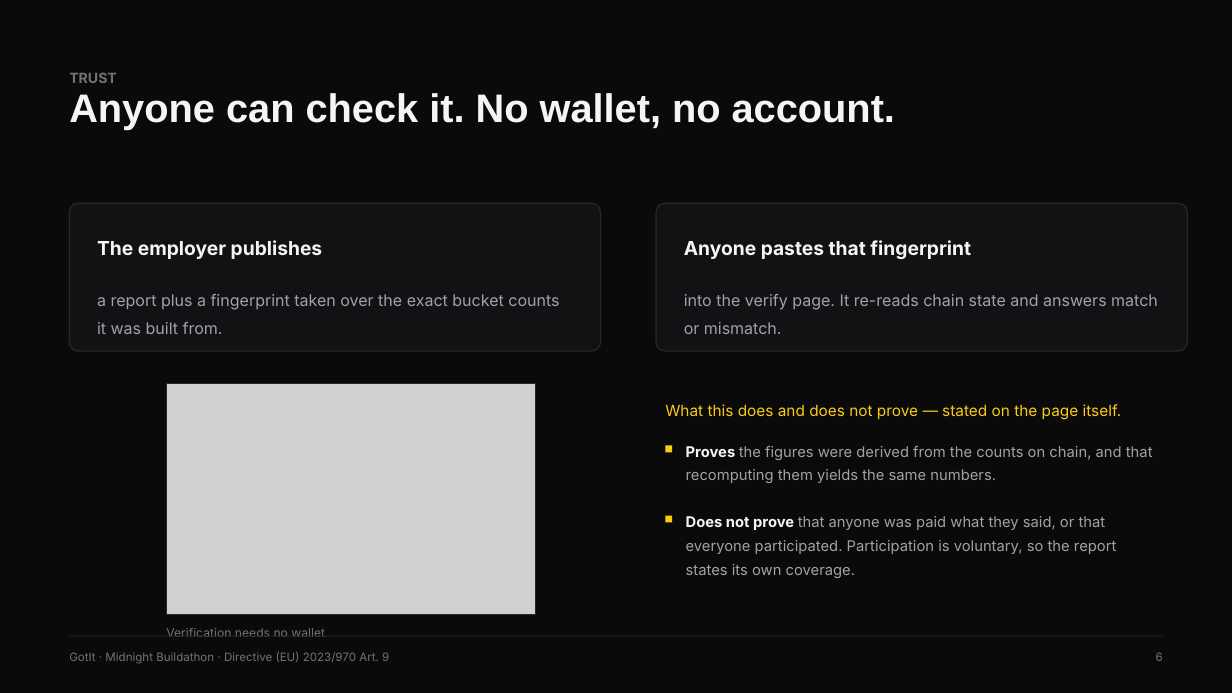
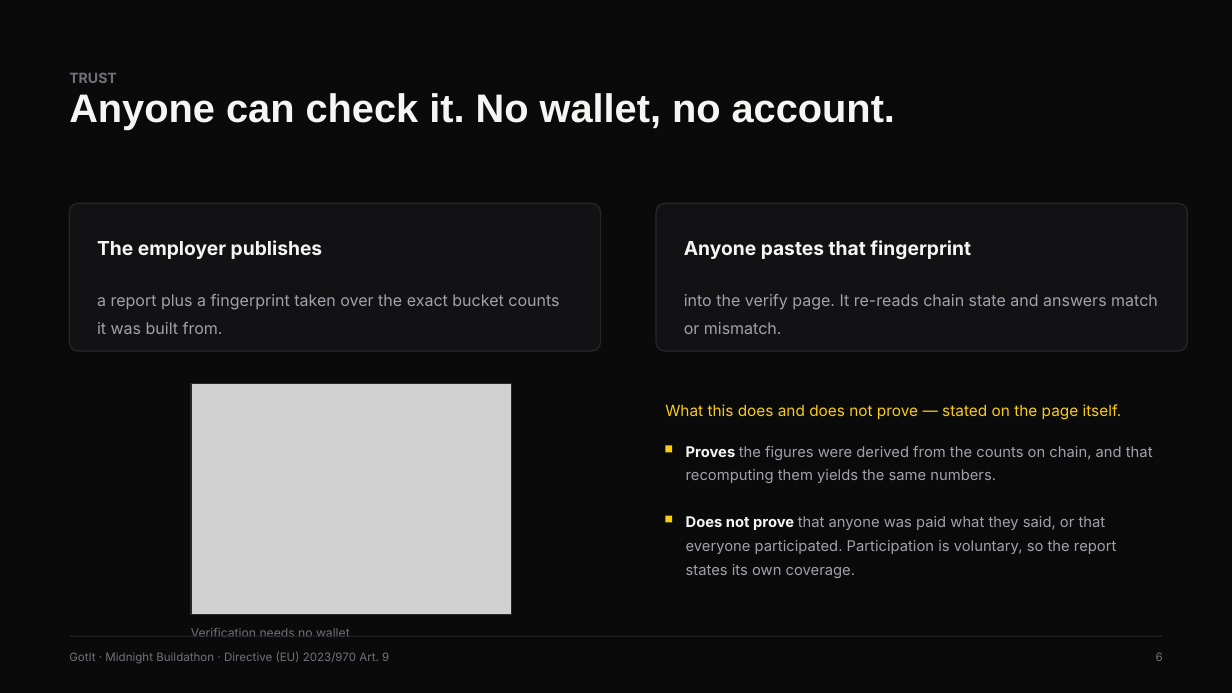
Before and after one commit to PhiBao/candor, a slide deck: slide 6 of docs/GotIt-Pitch-Deck.pptx. Drawn at 1232x693 pixels with LibreOffice and Linux fonts; fonts in the diff are those of the drawing; grey boxes stand for pictures. Boxes give left, top, right and bottom in pixels: in the first picture for what was removed or moved away, otherwise in the second. Text is boxed around its words. In the diff, an @@ line names an element or a change of style, - is before the commit and + after.

```diff
--- a/docs/GotIt-Pitch-Deck.pptx
+++ b/docs/GotIt-Pitch-Deck.pptx
@@ picture: place and size @@
-picture at box(166, 384, 536, 615)
+picture at box(191, 384, 512, 615)
@@ rectangle: place and size @@
-rectangle at box(166, 384, 536, 615)
+rectangle at box(191, 384, 512, 615)
@@ text "Verification needs no wallet": place and size @@
-text "Verification needs no wallet" at box(166, 628, 325, 637)
+text "Verification needs no wallet" at box(191, 628, 350, 637)
```
Also in this commit, not shown: 1 other slide changed, 1 other file.
